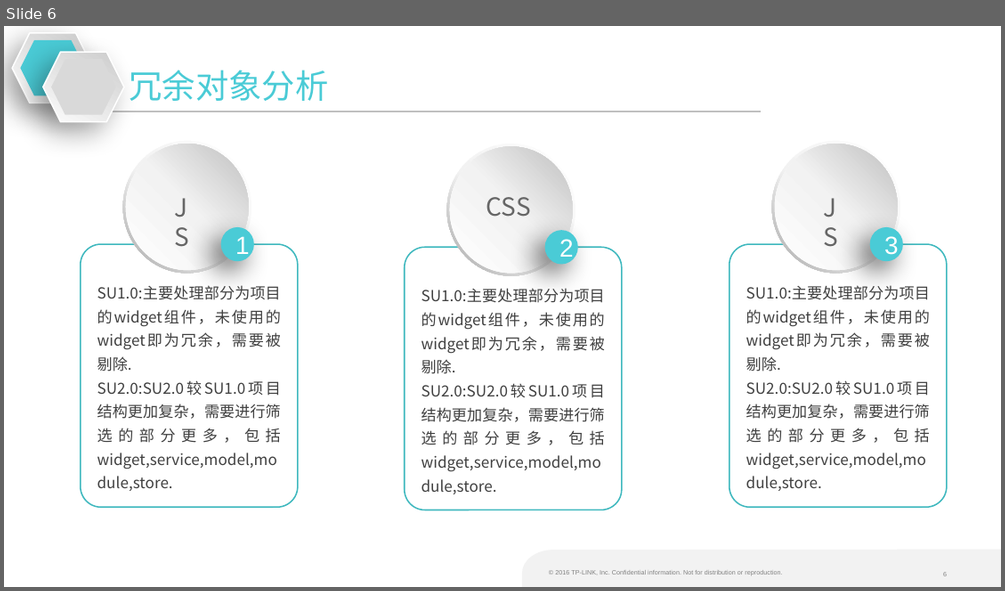
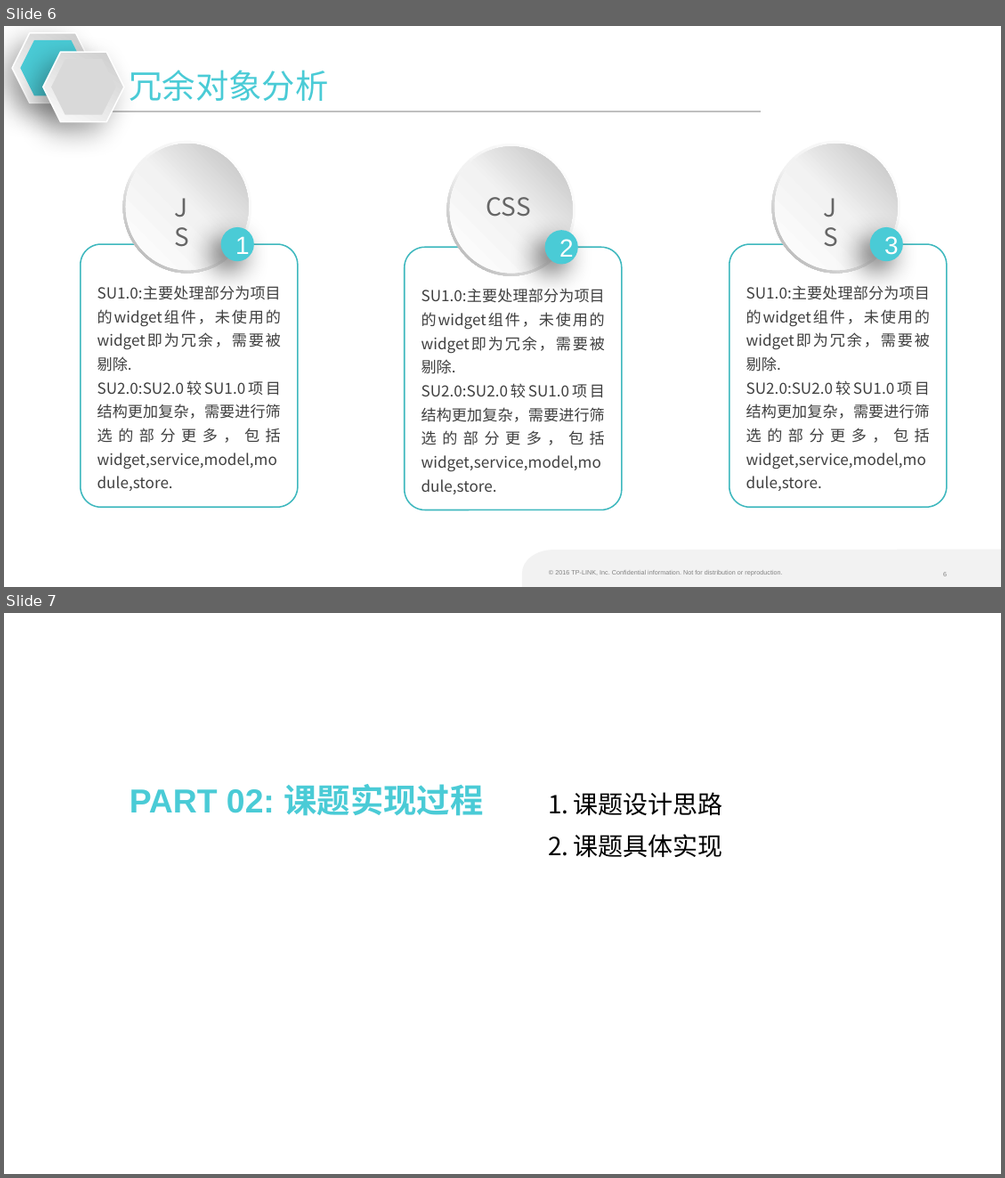
Before and after one commit to wangxm47/train, a slide deck: TPLink_PPT_Template_V1_16x9.pptx. Shown one above the other, each under a label of ours: slide 6 before the commit, slides 6 and 7 after it. The pictures are 1005x591 and 1005x1178 pixels, drawn with LibreOffice and Linux fonts; fonts in the diff are those of the drawing; background and template pictures are left out. Boxes give left, top, right and bottom in pixels: in the first picture for what was removed or moved away, otherwise in the second. Text is boxed around its words. In the diff, an @@ line names an element or a change of style, - is before the commit and + after.

```diff
--- a/TPLink_PPT_Template_V1_16x9.pptx
+++ b/TPLink_PPT_Template_V1_16x9.pptx
@@ slide 7 added at (4,613,1001,1174), background #FFFFFF @@
@@ text added at (129,784,483,816), 24 pt, text #4ACBD6, bold @@
+PART 02: 课题实现过程
@@ text added at (573,792,722,858), 18 pt, text #000000 @@
+1. 课题设计思路
+2. 课题具体实现
```
Also in this commit, not shown: 1 slide changed, 2 other slides added.
